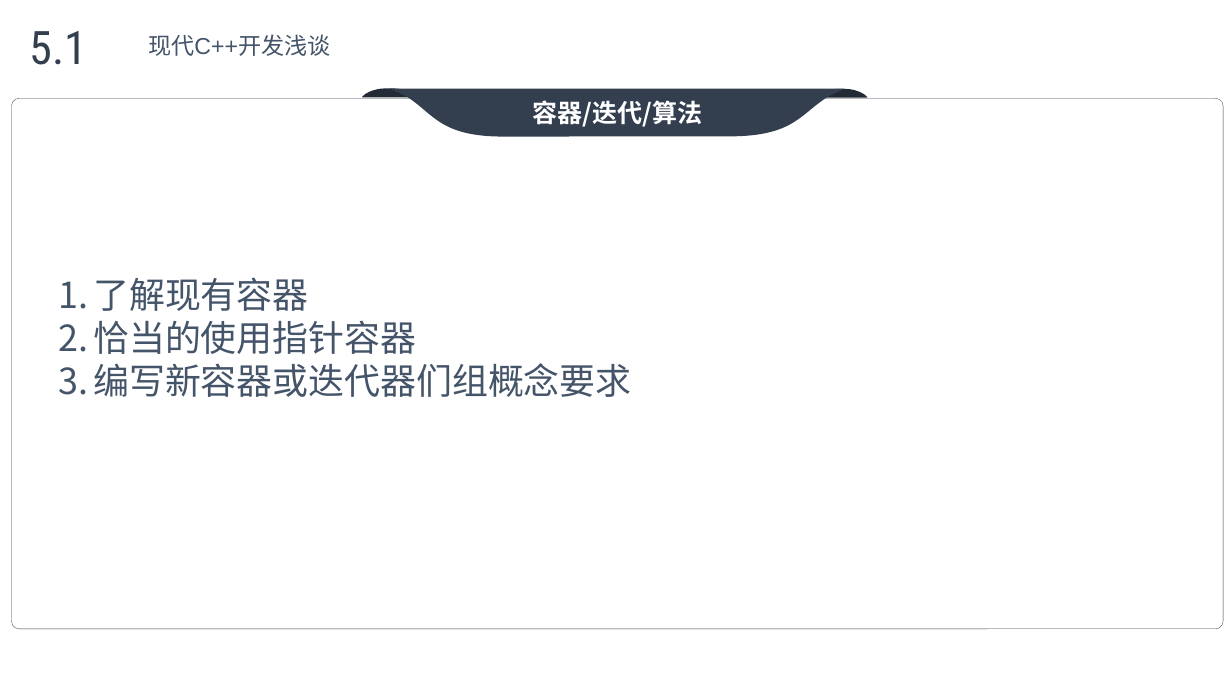
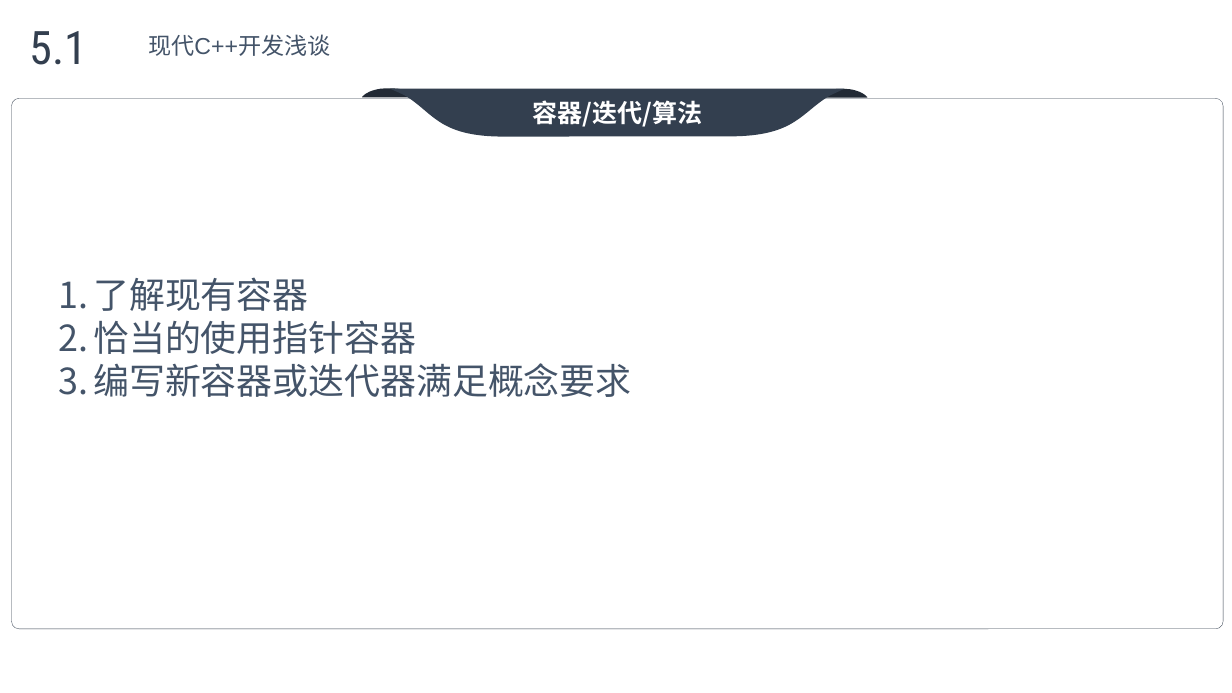
Before and after one commit to max4sharing/modern_cpp, a slide deck: slide 70 of C++11.pptx (slide 69 before the commit). Drawn at 1232x693 pixels with LibreOffice and Linux fonts; fonts in the diff are those of the drawing; background and template pictures are left out. Boxes give left, top, right and bottom in pixels: in the first picture for what was removed or moved away, otherwise in the second. Text is boxed around its words. In the diff, an @@ line names an element or a change of style, - is before the commit and + after.

```diff
--- a/C++11.pptx
+++ b/C++11.pptx
@@ text at bbox=[93, 363, 631, 397]: text changed @@
-3. 编写新容器或迭代器们组概念要求
+3. 编写新容器或迭代器满足概念要求
```
Also in this commit, not shown: 7 other slides changed, 1 slide added, 2 other files.
